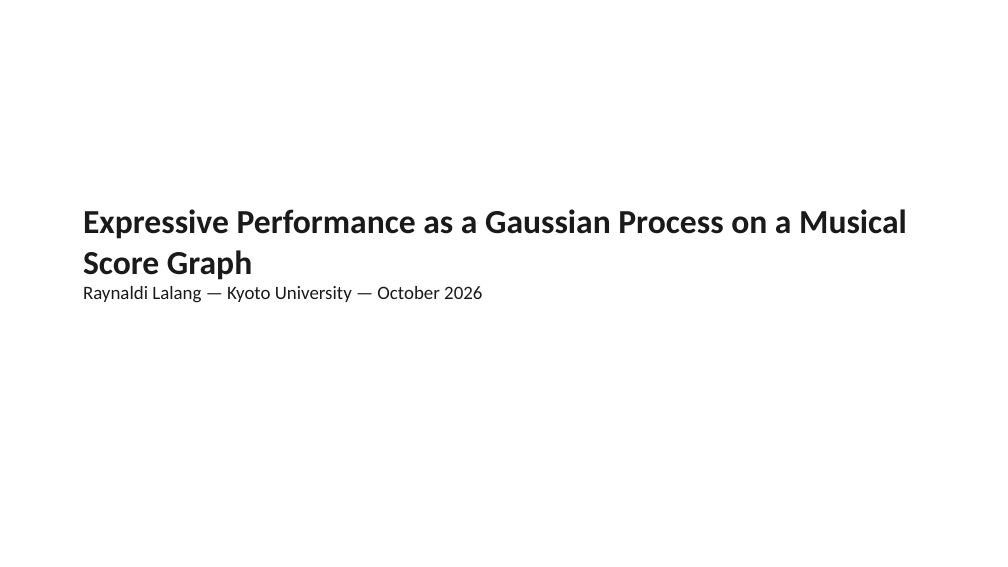
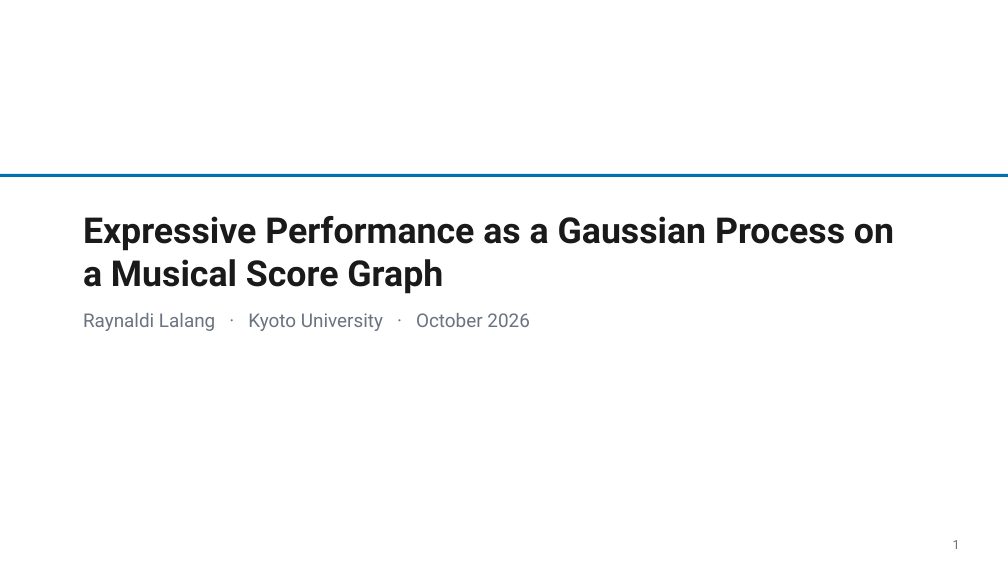
Before and after one commit to raylalang/score-bundle, a slide deck: slide 1 of docs/slides/deck_week.pptx. Drawn at 1008x567 pixels with LibreOffice and Linux fonts; fonts in the diff are those of the drawing. Boxes give left, top, right and bottom in pixels: in the first picture for what was removed or moved away, otherwise in the second. Text is boxed around its words. In the diff, an @@ line names an element or a change of style, - is before the commit and + after.

```diff
--- a/docs/slides/deck_week.pptx
+++ b/docs/slides/deck_week.pptx
@@ rectangle added at (x1=0, y1=174, x2=1008, y2=177), fill #0072B2 @@
@@ text "Expressive Performance as a Gaussian ..." moved from (x1=83, y1=209, x2=907, y2=303) to (x1=83, y1=216, x2=894, y2=331) @@
@@ text at (x1=83, y1=216, x2=894, y2=294): size 32 to 34 pt, font Calibri to Roboto in "Expressive Performance as a Gaussian Process on ..." @@
@@ text at (x1=83, y1=313, x2=529, y2=331): text changed; font Calibri to Roboto; text colour #1A1A1A to #6B7280 @@
-Raynaldi Lalang — Kyoto University — October 2026
+Raynaldi Lalang · Kyoto University · October 2026
@@ text added at (x1=953, y1=540, x2=960, y2=549), 12 pt, text #6B7280 @@
+1
```
Also in this commit, not shown: 21 other slides changed, 1 other file.
